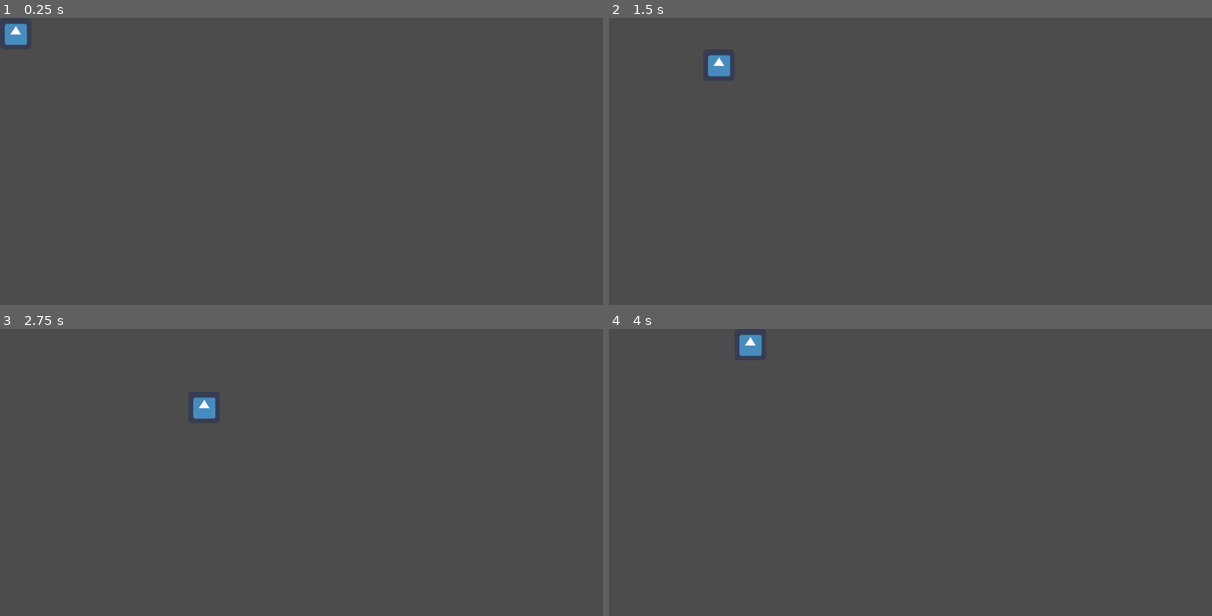
Above: before the commit, frames 1-4 (two rows, left to right).
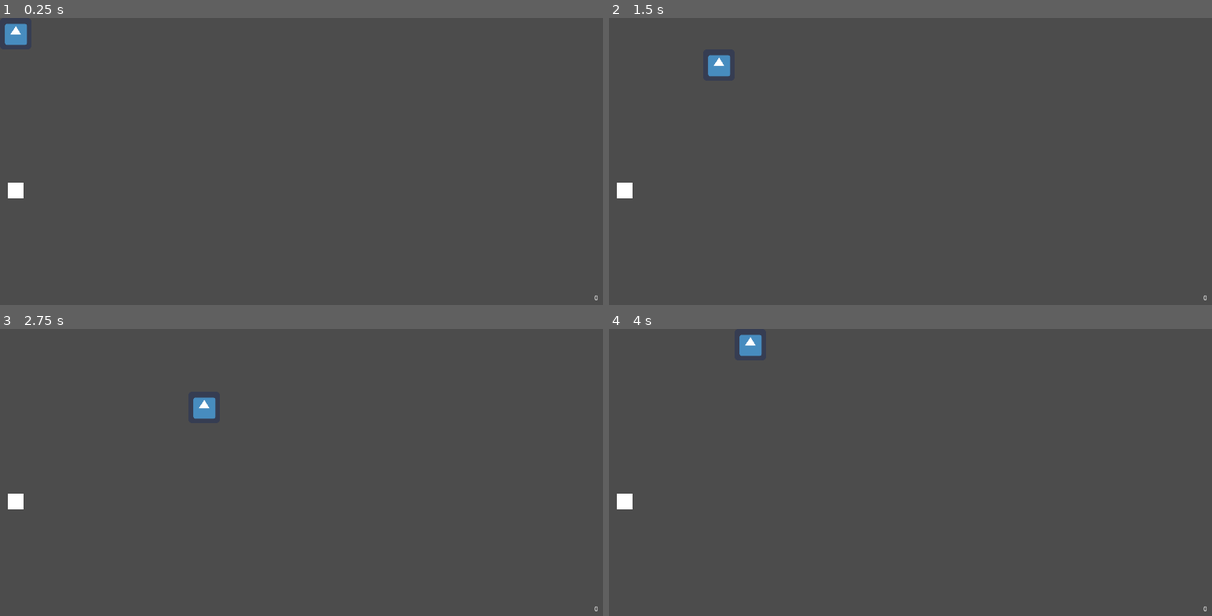
Above: after the commit, the same moments.

Repository: marlonsecundo/snake_game
Game: Godot game, scene res://root.tscn
Same seed, same stepped clock (60 frames per second), same inputs: the game is played once before the commit and once after it. The engine's default icon, where the game draws it, is replaced by a stand-in: a white triangle on a blue panel in a dark square.
Inputs:
- Up to frame 1 (0.25 s): no input
- Up to frame 2 (1.5 s): tap Enter at 0.5 s; hold Right (ui_right) 0.53-1.28 s; hold Down (ui_down) from 1.28 s (still down)
- Up to frame 3 (2.75 s): release Down (ui_down) at 2.03 s; hold Right (ui_right) from 2.03 s (still down)
- Up to frame 4 (4 s): release Right (ui_right) at 2.78 s; hold Up (ui_up) 2.78-3.53 s; hold Left (ui_left) from 3.53 s (still down)

The runs differ from the first frame. In frame 1, 0.1% of the frame differs, in the area x 1-100%, y 57-99%; in frame 2, 0.1%; in frame 3, 0.1%; in frame 4, 0.1%.

Commit message:
feat: food and score

Diff:
--- /dev/null
+++ b/food.gd
@@ -0,0 +1,10 @@
+extends Area2D
+
+signal food_eaten;
+
+func _ready():
+	pass
+
+func _on_food_area_shape_entered(area_id, area, area_shape, self_shape):
+	emit_signal("food_eaten")
+	pass
--- /dev/null
+++ b/food.tscn
@@ -0,0 +1,18 @@
+[gd_scene load_steps=4 format=2]
+
+[ext_resource path="res://food.png" type="Texture" id=1]
+[ext_resource path="res://food.gd" type="Script" id=2]
+
+[sub_resource type="RectangleShape2D" id=1]
+extents = Vector2( 16, 16 )
+
+[node name="food" type="Area2D"]
+position = Vector2( 32, 32 )
+script = ExtResource( 2 )
+
+[node name="food" type="Sprite" parent="."]
+texture = ExtResource( 1 )
+
+[node name="collision" type="CollisionShape2D" parent="."]
+shape = SubResource( 1 )
+[connection signal="area_shape_entered" from="." to="." method="_on_food_area_shape_entered"]
--- a/root.gd
+++ b/root.gd
@@ -1,11 +1,8 @@
 extends Node2D
 
-
-# Declare member variables here. Examples:
-# var a = 2
-# var b = "text"
 const Snake = preload("res://snake.tscn");
-
+const Food = preload("res://food.tscn");
+const Score = preload("res://score.tscn");
 
 var grid = {
 	"cellSize": Vector2(0,0),
@@ -13,35 +10,42 @@
 	"maxColumns": 0,
 }
 
-# Called when the node enters the scene tree for the first time.
+var snake = Snake.instance();
+var food = Food.instance();
+var score = Score.instance();
+
 func _ready():
-
-
-	var snake = Snake.instance();
 
 	_initGrid(snake);
 
 	snake.init(grid);
 
+	_initSignals();
+
+	_handleFoodEaten();
+
+	self.add_child(score);
+	self.add_child(food);
 	self.add_child(snake);
 
-	pass # Replace with function body.
+	pass
 
-func _initGrid(snake):
+func _initSignals():
+	food.connect("food_eaten", self, "_handleFoodEaten");
+
+
+func _initGrid(snake_instance):
 	var viewportSize = get_viewport_rect().size;
 
-	grid.cellSize = snake.texture.get_size();
-	grid.maxRows = viewportSize.y / grid.cellSize.y;
-	grid.maxColumns = viewportSize.x / grid.cellSize.x;
+	grid.cellSize = snake_instance.get_node("sprite").texture.get_size();
+	grid.maxRows = int(viewportSize.y / grid.cellSize.y);
+	grid.maxColumns = int(viewportSize.x / grid.cellSize.x);
 
 
+func _handleFoodEaten():
 
-	print(grid)
+	score.addPoint();
 
-
-
-
-
-# Called every frame. 'delta' is the elapsed time since the previous frame.
-#func _process(delta):
-#	pass
+	food.position.x = randi() % grid.maxColumns * grid.cellSize.x + 32;
+	food.position.y = randi() % grid.maxRows * grid.cellSize.y + 32;
+	pass
--- /dev/null
+++ b/score.gd
@@ -0,0 +1,13 @@
+extends Node2D
+
+
+var _score = -1;
+
+func _ready():
+
+	pass
+
+
+func addPoint():
+	_score += 1;
+	$label.text = str(_score);
--- /dev/null
+++ b/score.tscn
@@ -0,0 +1,18 @@
+[gd_scene load_steps=2 format=2]
+
+[ext_resource path="res://score.gd" type="Script" id=1]
+
+[node name="score" type="Node2D"]
+script = ExtResource( 1 )
+
+[node name="label" type="Label" parent="."]
+margin_left = 1200.08
+margin_top = 550.977
+margin_right = 1231.08
+margin_bottom = 592.977
+text = "0"
+align = 1
+valign = 1
+__meta__ = {
+"_edit_use_anchors_": false
+}
--- a/snake.gd
+++ b/snake.gd
@@ -1,4 +1,4 @@
-extends Sprite
+extends Area2D
 
 var delay = 0.3
 var time = 0;
@@ -18,7 +18,7 @@
 };
 
 
-var textureSize = self.texture.get_size() / 2;
+var textureSize = 0;
 var gameGrid;
 var nextPosition = Vector2.ZERO;
 
@@ -26,6 +26,7 @@
 	gameGrid = grid;
 
 func _ready():
+	textureSize = $sprite.texture.get_size() / 2;
 	screenEdges = {
 		"LEFT" : 0,
 		"TOP" : 0,
@@ -90,3 +91,11 @@
 
 func setPositionY(y):
 	position.y = gameGrid.cellSize.y * y + textureSize.y;
+
+
+
+
+
+func _on_snake_area_shape_entered(area_id, area, area_shape, self_shape):
+	delay -= 0.01;
+	pass # Replace with function body.
--- a/snake.tscn
+++ b/snake.tscn
@@ -1,9 +1,18 @@
-[gd_scene load_steps=3 format=2]
+[gd_scene load_steps=4 format=2]
 
 [ext_resource path="res://icon.png" type="Texture" id=1]
 [ext_resource path="res://snake.gd" type="Script" id=2]
 
-[node name="snake" type="Sprite"]
-position = Vector2( 96, 60 )
+[sub_resource type="RectangleShape2D" id=1]
+extents = Vector2( 32, 32 )
+
+[node name="snake" type="Area2D"]
+position = Vector2( 32, 32 )
+script = ExtResource( 2 )
+
+[node name="sprite" type="Sprite" parent="."]
 texture = ExtResource( 1 )
-script = ExtResource( 2 )
+
+[node name="collision" type="CollisionShape2D" parent="."]
+shape = SubResource( 1 )
+[connection signal="area_shape_entered" from="." to="." method="_on_snake_area_shape_entered"]
Binary file changed: food.png
